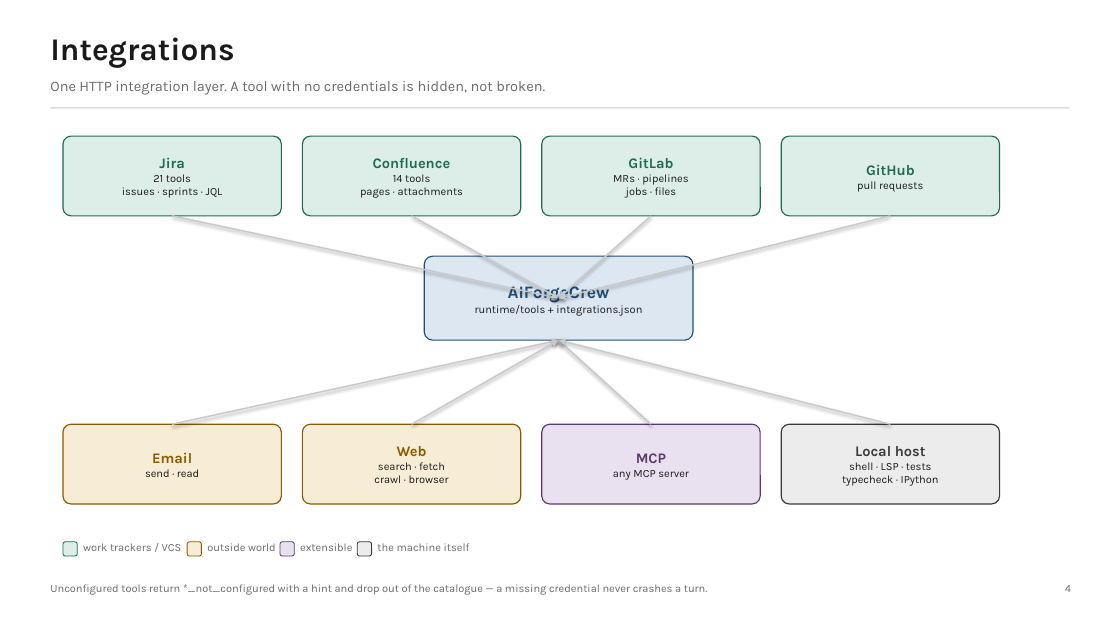
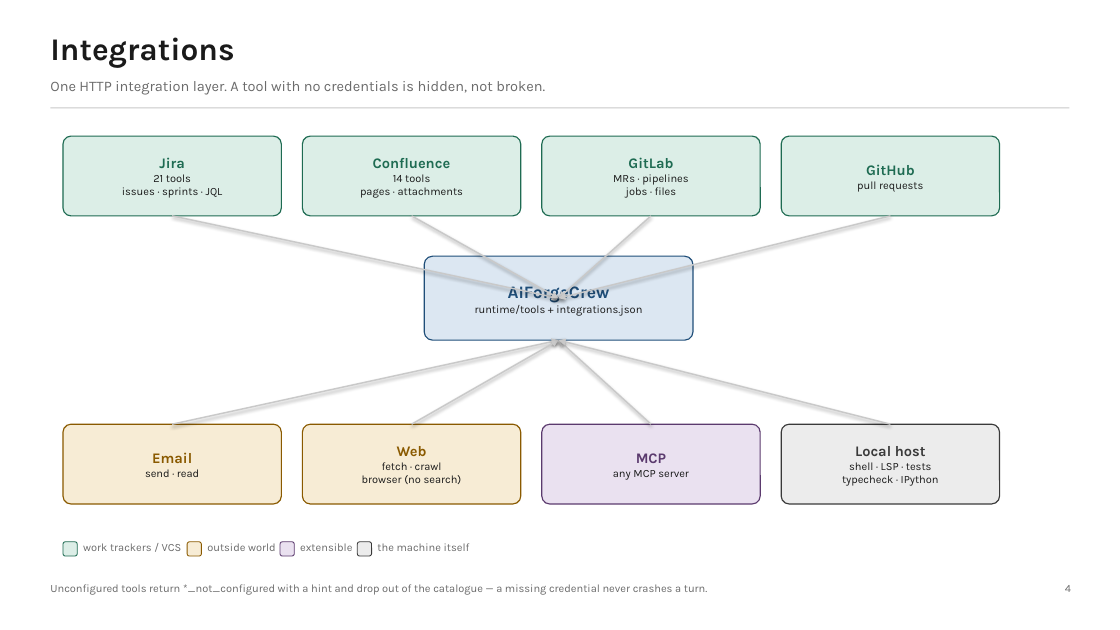
Before and after one commit to Manikanta-Reddy-Pasala/AIForgeCrew, a slide deck: slide 5 of docs/AIForgeCrew-Overview.pptx. Drawn at 1120x630 pixels with LibreOffice and Linux fonts; fonts in the diff are those of the drawing. Boxes give left, top, right and bottom in pixels: in the first picture for what was removed or moved away, otherwise in the second. Text is boxed around its words. In the diff, an @@ line names an element or a change of style, - is before the commit and + after.

```diff
--- a/docs/AIForgeCrew-Overview.pptx
+++ b/docs/AIForgeCrew-Overview.pptx
@@ text in rounded rectangle at [362,462,462,484]: text changed @@
-search · fetch
-crawl · browser
+fetch · crawl
+browser (no search)
```
Also in this commit, not shown: 6 other slides changed, 1 slide added, 1 other file.
